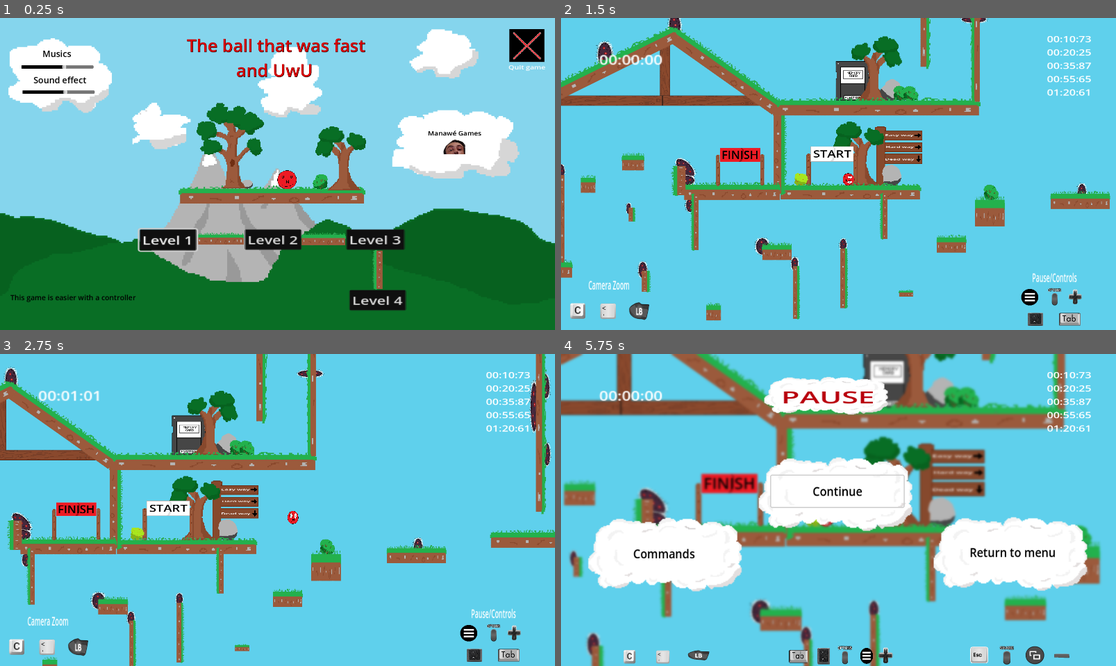
Above: before the commit, frames 1-4 (two rows, left to right).
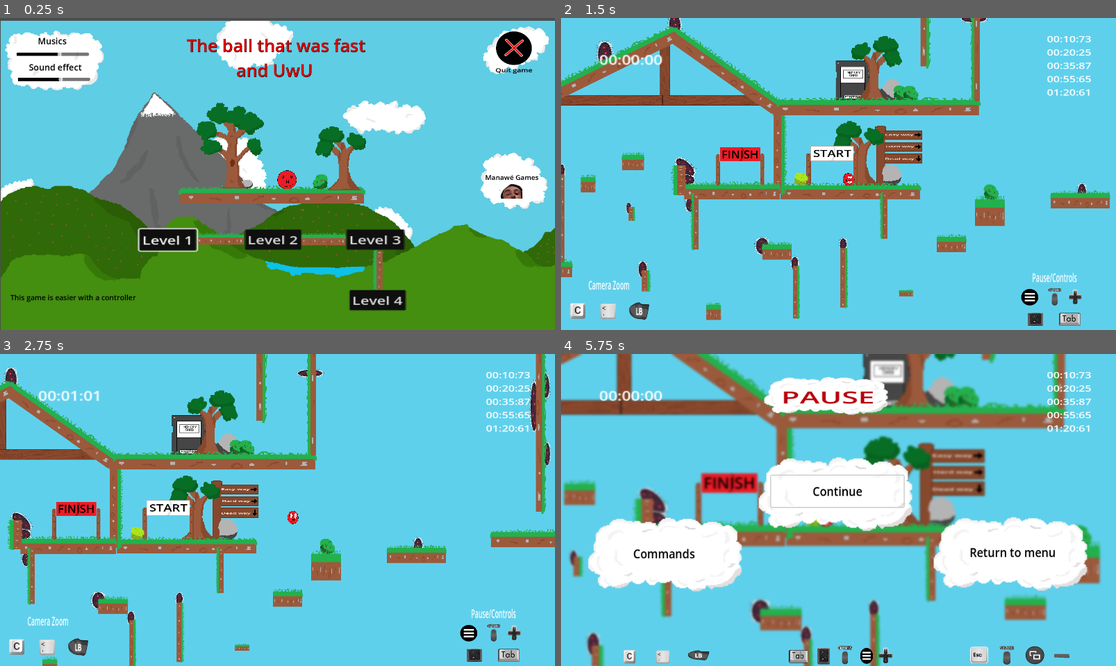
Above: after the commit, the same moments.

Repository: Mahnwe/TheBallThatWasUwU
Game: Godot game, scene res://Scenes/menu.tscn
Two runs of this game, one before a commit and one after it. Both use one fixed random seed, a clock stepped at 60 frames per second and the inputs below. Sound files missing from this copy of the repository are replaced by a short silence.
Inputs (mouse positions are in pixels of both pictures, inside the frame that each line leads up to):
- Up to frame 1 (0.25 s): no input
- Up to frame 2 (1.5 s): click "Level 1" at 0.5 s; tap Enter at 1.25 s; move the mouse to (960, 158) at 1.27 s; hold D (move_right) from 1.28 s (still down); tap C (camera_dezoom) at 1.35 s; click (960, 158) at 1.42 s
- Up to frame 3 (2.75 s): keep holding D (move_right); tap Space (jump) at 1.52, 2.27 s; move the mouse to (166, 525) at 2.02 s; tap Shift (dash) at 2.1 s
- Up to frame 4 (5.75 s): move the mouse to (894, 441) at 2.77 s; release D (move_right) at 2.78 s; hold A (move_left) 2.78-3.53 s; tap F (next_level) at 2.85, 5.1 s; move the mouse to (810, 572) at 3.52 s; hold D (move_right) 3.53-5.03 s; tap C (camera_dezoom) at 3.6 s; click (810, 572) at 3.67 s; tap Space (jump) at 3.77, 4.52, 5.27 s; move the mouse to (1005, 556) at 4.27 s; tap Shift (dash) at 4.35 s; tap Escape (menu_when_finish) at 4.9 s; move the mouse to (672, 463) at 5.02 s; hold A (move_left) from 5.03 s (still down); tap Tab (pause) at 5.65 s

The runs differ from the first frame. In frame 1, 89% of the frame differs, in the area x 0-100%, y 0-100%; in frame 2, 2.8%; in frame 3, 2.6%; in frame 4, 0.8%.

Commit message:
Change menu's background and close button, reshape collision for platforms

Diff:
--- a/Scenes/menu.tscn
+++ b/Scenes/menu.tscn
@@ -1,6 +1,7 @@
 [gd_scene load_steps=17 format=3 uid="uid://bqcmrd3sgxvcs"]
 
 [ext_resource type="Script" path="res://Scripts/menu.gd" id="1_ltdc4"]
+[ext_resource type="Texture2D" uid="uid://qjfxd16xxyt7" path="res://Arts/BackgroundSprite/AsePriteBackgroundMenu.png" id="2_p71ma"]
 [ext_resource type="PackedScene" uid="uid://uwfcx0dtb2bc" path="res://Scenes/big_tree.tscn" id="3_rsj3o"]
 [ext_resource type="PackedScene" uid="uid://dwvnkbkl3fw0d" path="res://Scenes/platform.tscn" id="3_x4hsc"]
 [ext_resource type="PackedScene" uid="uid://das30qvpbu28b" path="res://Scenes/rock1.tscn" id="4_pwi5b"]
@@ -9,8 +10,7 @@
 [ext_resource type="PackedScene" uid="uid://be8h04flewf2h" path="res://Scenes/tree.tscn" id="6_ilarj"]
 [ext_resource type="Texture2D" uid="uid://oyny4a5maq08" path="res://Arts/BackgroundSprite/BackgroundButton.png" id="7_272km"]
 [ext_resource type="PackedScene" uid="uid://doy0e7jnl2886" path="res://Scenes/wall.tscn" id="8_ar47r"]
-[ext_resource type="Texture2D" uid="uid://uxl3y05r1kun" path="res://Arts/CrossCloseSprite/CrossClose.png" id="9_ch5om"]
-[ext_resource type="Texture2D" uid="uid://u2luvsnkt20j" path="res://Arts/BackgroundSprite/NewBackgroundSprite.png" id="10_7awvj"]
+[ext_resource type="Texture2D" uid="uid://cxpheb5gc4yxu" path="res://Arts/CrossCloseSprite/CloseButton.png" id="11_p1e1o"]
 [ext_resource type="AudioStream" uid="uid://bf3f1t5hsvtmq" path="res://Sound/Musics/MenuMusic.mp3" id="12_m2qtk"]
 [ext_resource type="AudioStream" uid="uid://bcvsiyte7tk2m" path="res://Sound/Effects/ButtonEffect.wav" id="13_owrtn"]
 [ext_resource type="Texture2D" uid="uid://dppm116nblrv2" path="res://Arts/DevSprite/Dev-Lurk.png" id="14_45jmy"]
@@ -34,8 +34,7 @@
 [node name="Sprite2D" type="Sprite2D" parent="."]
 z_index = -5
 position = Vector2(962, 550)
-scale = Vector2(1.49029, 1.52889)
-texture = ExtResource("10_7awvj")
+texture = ExtResource("2_p71ma")
 
 [node name="MenuTitle" type="Label" parent="."]
 z_index = 2
@@ -179,16 +178,16 @@
 
 [node name="QuitButton" type="Button" parent="." groups=["MenuButtons"]]
 layout_mode = 0
-offset_left = 1762.0
-offset_top = 38.0
-offset_right = 2777.0
-offset_bottom = 753.0
+offset_left = 1717.0
+offset_top = 48.0
+offset_right = 2732.0
+offset_bottom = 763.0
 scale = Vector2(0.12, 0.16)
 focus_neighbor_left = NodePath("../Level1Button")
 focus_neighbor_top = NodePath("../Level1Button")
 focus_neighbor_right = NodePath("../Level1Button")
 focus_neighbor_bottom = NodePath("../Level1Button")
-icon = ExtResource("9_ch5om")
+flat = true
 
 [node name="QuitLabel" type="Label" parent="QuitButton"]
 layout_mode = 0
@@ -197,8 +196,14 @@
 offset_right = 102.0
 offset_bottom = 778.75
 scale = Vector2(8.49967, 4.83334)
+theme_override_colors/font_color = Color(0, 0, 0, 1)
 theme_override_font_sizes/font_size = 25
 text = "Quit game"
+
+[node name="Sprite2D2" type="Sprite2D" parent="QuitButton"]
+position = Vector2(525, 359.375)
+scale = Vector2(5.66667, 3.96875)
+texture = ExtResource("11_p1e1o")
 
 [node name="MenuMusic" type="AudioStreamPlayer" parent="." groups=["music_group"]]
 stream = ExtResource("12_m2qtk")
@@ -209,20 +214,20 @@
 
 [node name="Label2" type="Label" parent="."]
 layout_mode = 0
-offset_left = 147.0
-offset_top = 102.0
-offset_right = 246.0
-offset_bottom = 144.0
+offset_left = 131.0
+offset_top = 58.0
+offset_right = 230.0
+offset_bottom = 100.0
 theme_override_colors/font_color = Color(0, 0, 0, 1)
 theme_override_font_sizes/font_size = 30
 text = "Musics"
 
 [node name="MusicSlider" type="HSlider" parent="."]
 layout_mode = 0
-offset_left = 74.0
-offset_top = 145.0
-offset_right = 324.0
-offset_bottom = 180.0
+offset_left = 58.0
+offset_top = 101.0
+offset_right = 308.0
+offset_bottom = 136.0
 scale = Vector2(1, 1.44)
 focus_neighbor_top = NodePath("../EffectSlider")
 focus_neighbor_bottom = NodePath("../EffectSlider")
@@ -232,20 +237,20 @@
 
 [node name="Label3" type="Label" parent="."]
 layout_mode = 0
-offset_left = 116.0
-offset_top = 193.0
-offset_right = 298.0
-offset_bottom = 235.0
+offset_left = 100.0
+offset_top = 149.0
+offset_right = 282.0
+offset_bottom = 191.0
 theme_override_colors/font_color = Color(0, 0, 0, 1)
 theme_override_font_sizes/font_size = 30
 text = "Sound effect"
 
 [node name="EffectSlider" type="HSlider" parent="."]
 layout_mode = 0
-offset_left = 78.0
-offset_top = 232.0
-offset_right = 328.0
-offset_bottom = 267.0
+offset_left = 62.0
+offset_top = 188.0
+offset_right = 312.0
+offset_bottom = 223.0
 scale = Vector2(1, 1.44)
 focus_neighbor_left = NodePath("../MusicSlider")
 focus_neighbor_top = NodePath("../MusicSlider")
@@ -257,7 +262,7 @@
 max_value = 5.0
 
 [node name="Logo" type="Sprite2D" parent="."]
-position = Vector2(1571, 437)
+position = Vector2(1769, 590)
 scale = Vector2(0.6875, 0.633929)
 texture = ExtResource("14_45jmy")
 
--- a/Scenes/platform.tscn
+++ b/Scenes/platform.tscn
@@ -8,7 +8,7 @@
 [sub_resource type="QuadMesh" id="QuadMesh_bho6h"]
 
 [sub_resource type="RectangleShape2D" id="RectangleShape2D_1tnx2"]
-size = Vector2(638, 51)
+size = Vector2(635, 49.501)
 
 [node name="platform" type="AnimatableBody2D"]
 z_index = 1
@@ -25,5 +25,5 @@
 texture = ExtResource("2_svcx6")
 
 [node name="CollisionShape2D" type="CollisionShape2D" parent="."]
-position = Vector2(359.5, 105.001)
+position = Vector2(360.5, 105.751)
 shape = SubResource("RectangleShape2D_1tnx2")
--- a/Scenes/rock_platform.tscn
+++ b/Scenes/rock_platform.tscn
@@ -8,7 +8,7 @@
 [sub_resource type="QuadMesh" id="QuadMesh_bho6h"]
 
 [sub_resource type="RectangleShape2D" id="RectangleShape2D_1tnx2"]
-size = Vector2(638, 88)
+size = Vector2(636.5, 88)
 
 [node name="platform" type="AnimatableBody2D"]
 z_index = 1
@@ -25,5 +25,5 @@
 texture = ExtResource("2_dv7ob")
 
 [node name="CollisionShape2D" type="CollisionShape2D" parent="."]
-position = Vector2(359.5, 116)
+position = Vector2(358.75, 116)
 shape = SubResource("RectangleShape2D_1tnx2")
--- a/Scenes/sand_platform.tscn
+++ b/Scenes/sand_platform.tscn
@@ -3,7 +3,7 @@
 [ext_resource type="Texture2D" uid="uid://dk05bfbkaqb2d" path="res://Arts/SpritesPlatform/SandPlatform-removebg-preview.png" id="1_mvt8q"]
 
 [sub_resource type="RectangleShape2D" id="RectangleShape2D_g6gf6"]
-size = Vector2(542, 208)
+size = Vector2(527, 203)
 
 [node name="SandPlatform" type="StaticBody2D"]
 z_index = 1
@@ -12,5 +12,5 @@
 texture = ExtResource("1_mvt8q")
 
 [node name="CollisionShape2D" type="CollisionShape2D" parent="."]
-position = Vector2(1, 2)
+position = Vector2(-1.5, -2.5)
 shape = SubResource("RectangleShape2D_g6gf6")
--- a/Scripts/menu.gd
+++ b/Scripts/menu.gd
@@ -140,7 +140,7 @@
 
 
 func _on_quit_button_focus_exited():
-	$QuitButton/QuitLabel.add_theme_color_override("font_color", Color("#FFFFFF"))
+	$QuitButton/QuitLabel.add_theme_color_override("font_color", Color("#000000"))
 
 
 func _on_level_1_button_mouse_exited():
